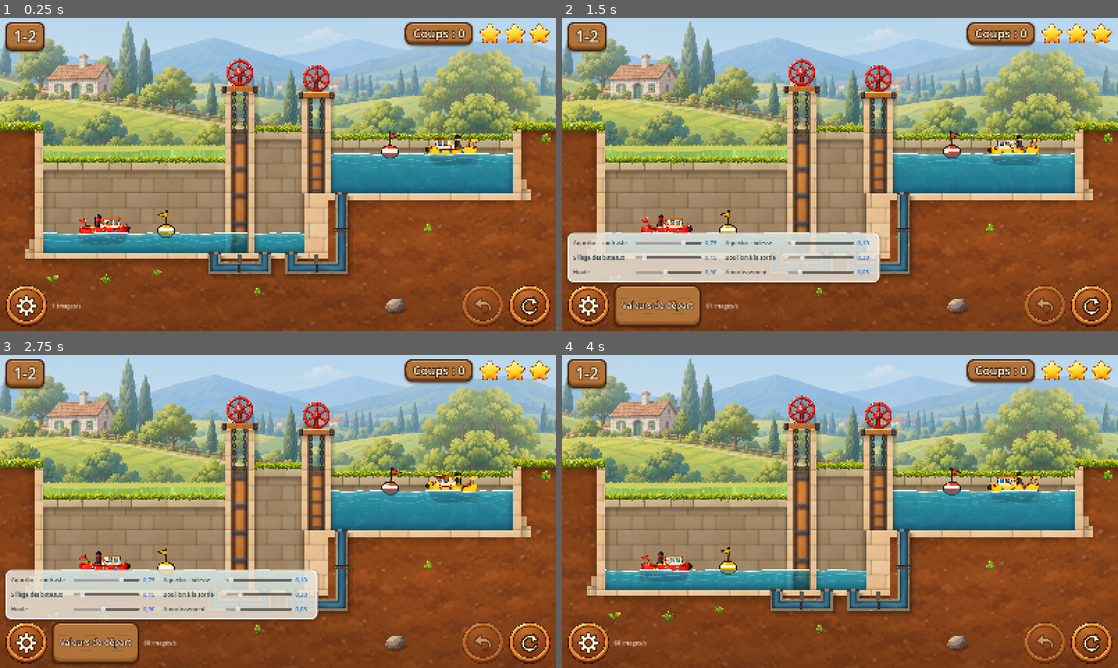
Above: before the commit, frames 1-4 (two rows, left to right).
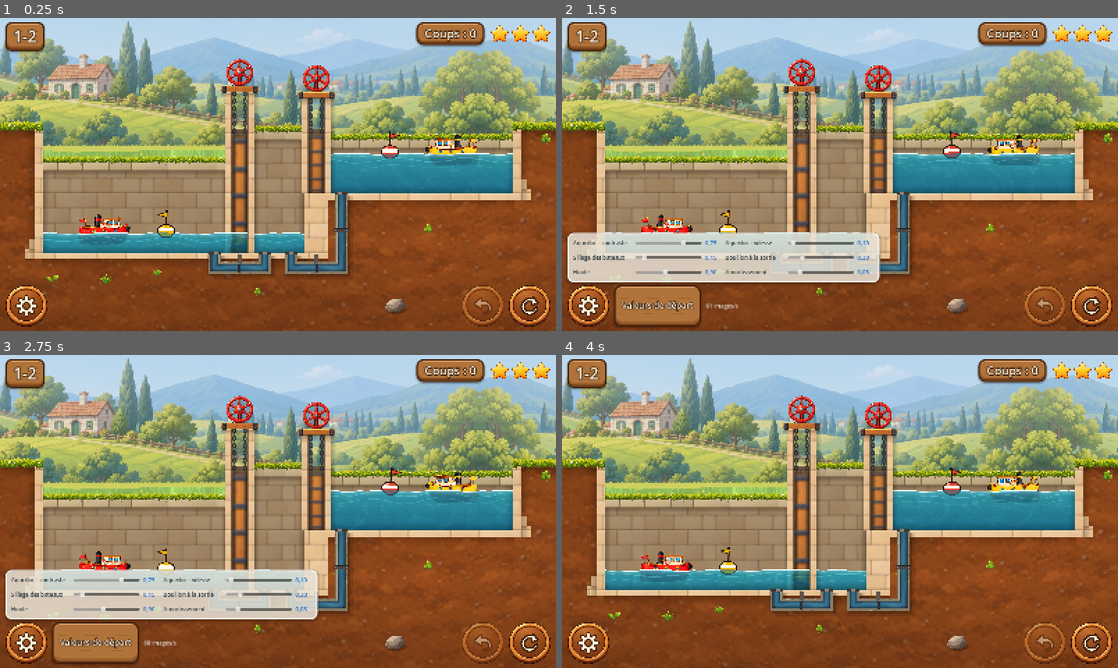
Above: after the commit, the same moments.

Repository: VincentDebaty/station
Game: Godot game, scene res://principal.tscn
The game is run twice, just before and just after one commit, with the same random seed, the same clock (stepped at 60 frames per second) and the same inputs.
Inputs (mouse positions are in pixels of both pictures, inside the frame that each line leads up to):
- Up to frame 1 (0.25 s): no input
- Up to frame 2 (1.5 s): click (1090, 305) at 0.5 s; click (589, 305) at 1.25 s
- Up to frame 3 (2.75 s): click "Valeurs de départ" at 2 s
- Up to frame 4 (4 s): click (1090, 642) at 2.75 s; click (589, 642) at 3.52 s

The runs differ from the first frame. In frame 1, 1.1% of the frame differs, in the area x 9-99%, y 1-94%; in frame 2, 1.1%; in frame 3, 1.1%; in frame 4, 1.1%.

Commit message:
Lot 9 : des étoiles plus discrètes, et le compteur d'images par seconde rangé avec les réglages
- Les étoiles du haut passent de 62 à 52 px, un peu moins jaunes (modulées en
  1 / 0,94 / 0,82). L'analyse les trouvait « un peu grosses et très jaunes
  par rapport au reste ».
- Le compteur d'images par seconde ne s'affiche plus que quand le panneau
  Réglages est ouvert. Il reste utile pour mesurer sur l'iPhone, mais n'a pas
  sa place dans le jeu.

Photos du 1-4 avant/après.

Co-Authored-By: Claude Opus 5.5 <noreply@anthropic.com>

Diff:
--- a/prototypes/ecluses-godot/principal.gd
+++ b/prototypes/ecluses-godot/principal.gd
@@ -319,7 +319,10 @@
 	pilule.add_child(_lab_coups)
 	droite.add_child(pilule)
 	_etoiles = Etoiles.new()
-	_etoiles.taille = 62.0
+	# un peu plus petites et moins jaunes qu'avant (lot 9 de PLAN-RENDU.md :
+	# « un peu grosses et très jaunes par rapport au reste »)
+	_etoiles.taille = 52.0
+	_etoiles.modulate = Color(1.0, 0.94, 0.82)
 	_etoiles.size_flags_vertical = Control.SIZE_SHRINK_CENTER
 	droite.add_child(_etoiles)
 	_sure.add_child(droite)
@@ -360,10 +363,14 @@
 		defaut.hide()
 		ligne.add_child(_medaillon(Images.engrenage(128, 8), func():
 			_panneau.visible = not _panneau.visible
-			defaut.visible = _panneau.visible))
+			defaut.visible = _panneau.visible
+			if _ips: _ips.visible = _panneau.visible))
 		ligne.add_child(defaut)
 	if OS.is_debug_build() and not OS.has_feature("movie"):
+		# seulement quand le panneau des réglages est ouvert (lot 9) : il sert
+		# à mesurer, pas à jouer
 		_ips = _label("", 16, Color(1, 1, 1, 0.85))
+		_ips.visible = false
 		ligne.add_child(_ips)
 	_maj()
 
Not shown, changed: prototypes/ecluses-godot/PLAN-RENDU.md
